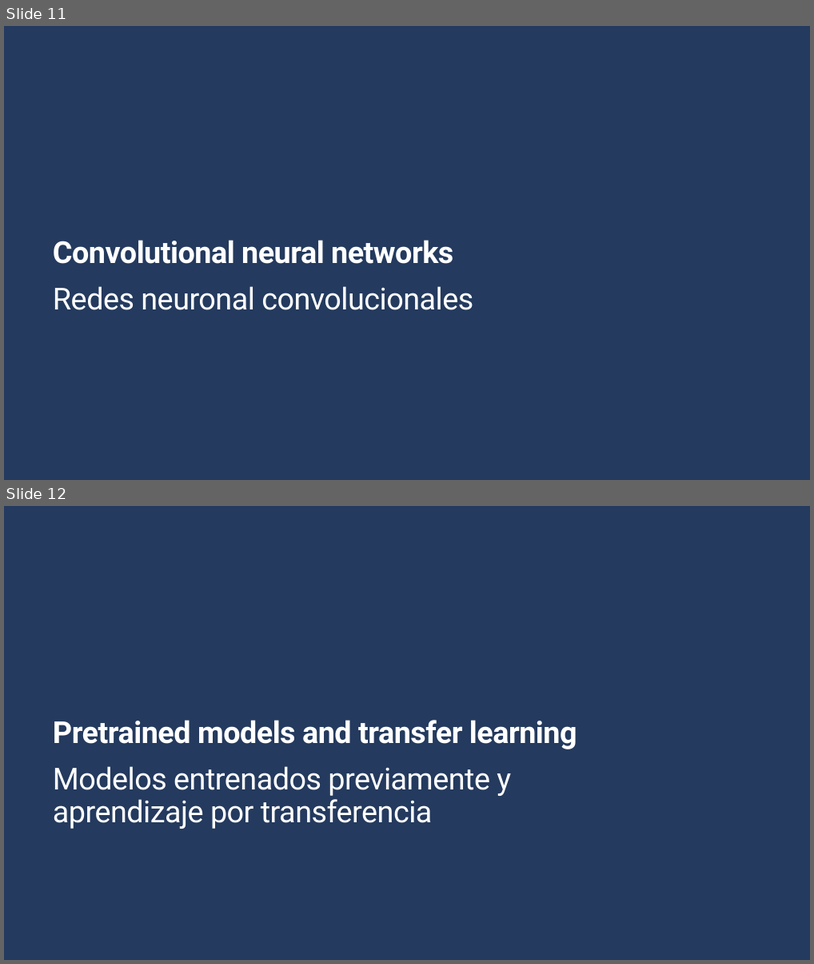
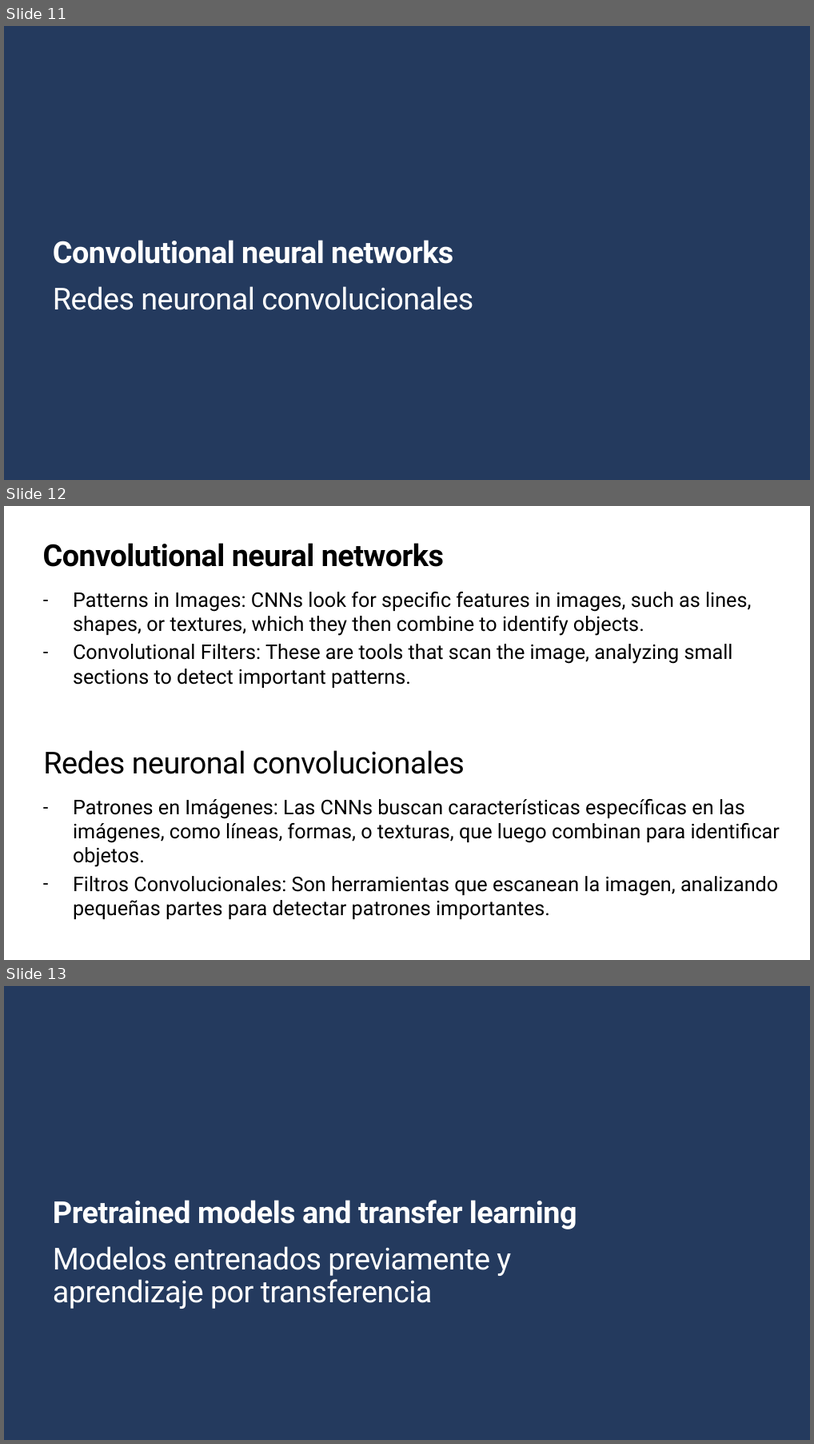
Before and after one commit to Gilberto-Guzman-Student-Ambassadors/Introduction_to_Computer_Vision_with_TensorFlow, a slide deck: presentation/slides.pptx. Shown one above the other, each under a label of ours: slides 11 and 12 before the commit, slides 11, 12 and 13 after it. The pictures are 814x964 and 814x1444 pixels, drawn with LibreOffice and Linux fonts; fonts in the diff are those of the drawing; background and template pictures are left out. Boxes give left, top, right and bottom in pixels: in the first picture for what was removed or moved away, otherwise in the second. Text is boxed around its words. In the diff, an @@ line names an element or a change of style, - is before the commit and + after.

```diff
--- a/presentation/slides.pptx
+++ b/presentation/slides.pptx
@@ slide 12 added at (x1=4, y1=506, x2=810, y2=960), background #FFFFFF @@
@@ title added at (x1=43, y1=543, x2=444, y2=567), 36 pt, text #000000, bold @@
+Convolutional neural networks
@@ text added at (x1=73, y1=592, x2=751, y2=688), 24 pt, text #000000 @@
+– Patterns in Images: CNNs look for specific features in images, such as lines, shapes, or textures, which they then combine to identify objects.
+– Convolutional Filters: These are tools that scan the image, analyzing small sections to detect important patterns.
@@ text added at (x1=43, y1=750, x2=465, y2=774), 36 pt, text #000000 @@
+Redes neuronal convolucionales
@@ text added at (x1=73, y1=799, x2=780, y2=919), 24 pt, text #000000 @@
+– Patrones en Imágenes: Las CNNs buscan características específicas en las imágenes, como líneas, formas, o texturas, que luego combinan para identificar objetos.
+– Filtros Convolucionales: Son herramientas que escanean la imagen, analizando pequeñas partes para detectar patrones importantes.
@@ what was slide 12 is now slide 13 @@
```
Also in this commit, not shown: 1 slide changed, 1 other slide added, 18 slides removed.
